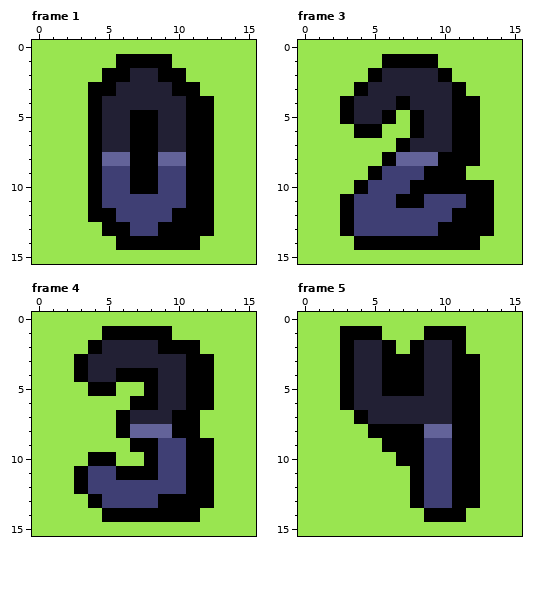
Pixel-art file, stored at graphics/numbers.aseprite. The picture above is the old version.
16x16 pixels, 10 frames. Shown: frame 1, frame 3, frame 4, frame 5. The commit also changed other frames, which this record leaves out.
Now the later version:
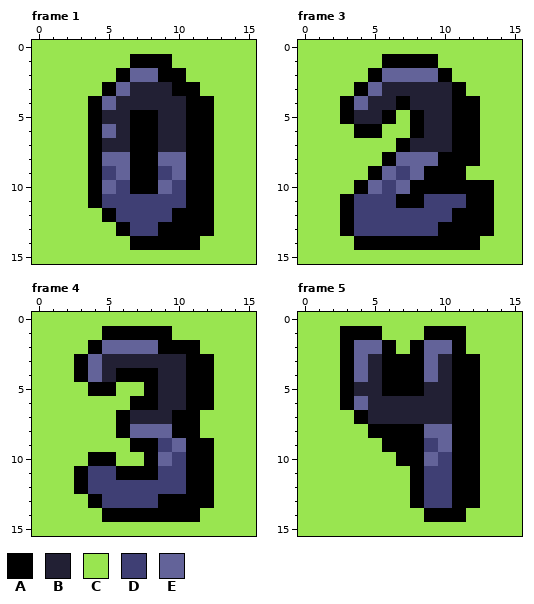
Palette (. is transparent): A #000000  B #222034  C #99e550  D #3f3f74  E #636399
Diff:
Frame 1, layers "Layer 3", "Layer 4":
The edit turns colour A into colour C in row 1 at x 6; in row 2 at x 5; in row 3 at x 4; in row 12 at x 4; in row 13 at x 5; in row 14 at x 6.
The edit turns colour B into colour E in row 2 at x 7 to 8; in row 3 at x 6; in row 4 at x 5; in row 6 at x 5.
The edit turns colour D into colour E in row 9 at x 6 and 10; in row 10 at x 5 and 9.
Frame 3, layer "Layer 4":
The edit turns colour B into colour E in row 2 at x 6 to 9; in row 3 at x 5; in row 4 at x 4.
The edit turns colour D into colour E in row 9 at x 6 and 8; in row 10 at x 5 and 7.
Frame 4, layer "Layer 4":
The edit turns colour B into colour E in row 2 at x 5 to 8; in rows 3 to 4 at x 4.
The edit turns colour D into colour E in row 9 at x 10; in row 10 at x 9.
Frame 5, layer "Layer 4":
The edit turns colour B into colour E in row 2 at x 4 to 5 and 9 to 10; in rows 3 to 4 at x 4 and 9; in row 6 at x 4.
The edit turns colour D into colour E in row 9 at x 10; in row 10 at x 9.
Pixel boxes of the changes (left, top, right, bottom) in both pictures:
changed: (88, 54, 186, 250)
changed: (354, 68, 438, 110)
changed: (368, 166, 424, 194)
changed: (88, 340, 158, 382)
changed: (158, 438, 186, 466)
changed: (354, 340, 382, 410)
changed: (424, 340, 452, 382)
changed: (424, 438, 452, 466)
